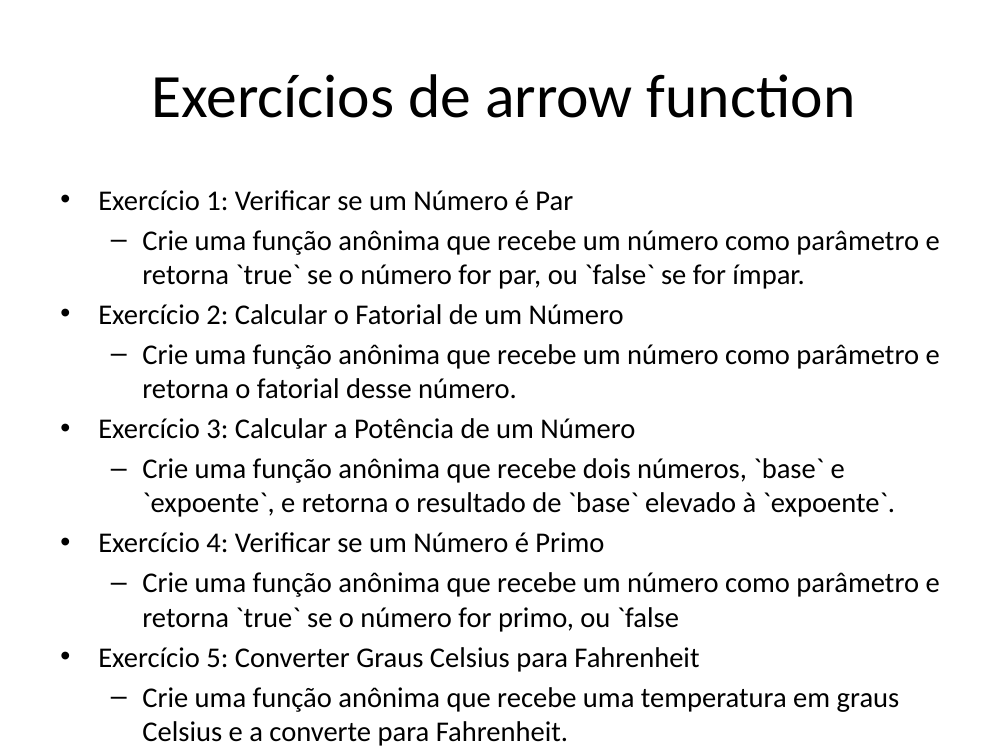
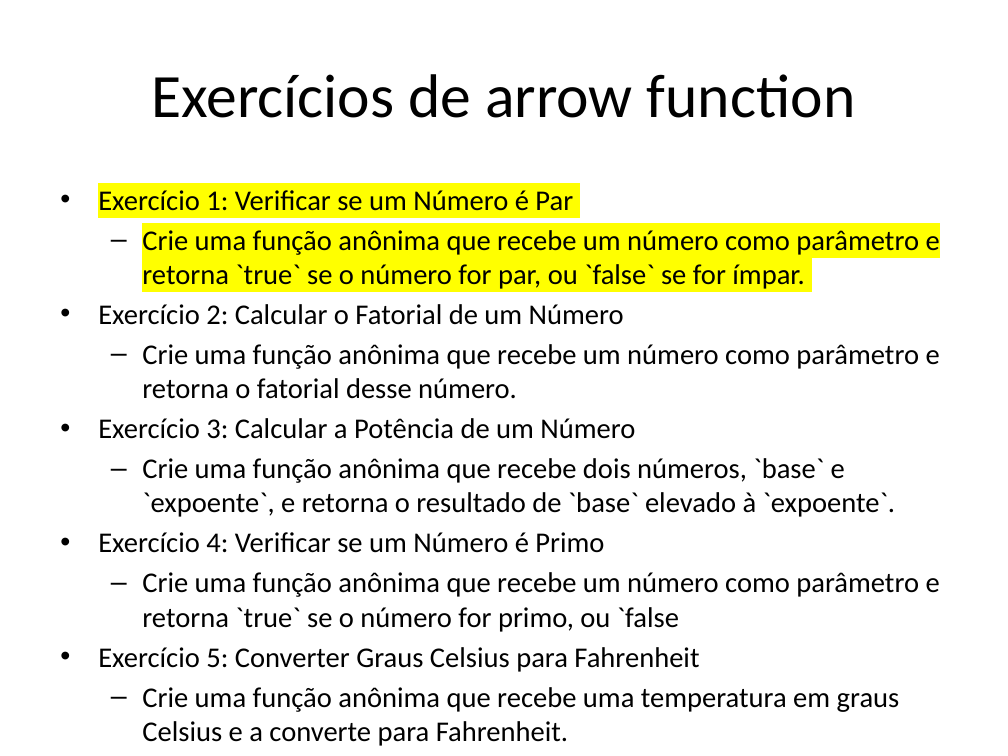
Before and after one commit to dfpires/progcomp2-2024a, a slide deck: slide 11 of ES5e6.pptx. Drawn at 1008x756 pixels with LibreOffice and Linux fonts; fonts in the diff are those of the drawing. Boxes give left, top, right and bottom in pixels: in the first picture for what was removed or moved away, otherwise in the second. Text is boxed around its words. In the diff, an @@ line names an element or a change of style, - is before the commit and + after.

```diff
--- a/ES5e6.pptx
+++ b/ES5e6.pptx
@@ text at (98, 190, 940, 289): highlight none to #FFFF00 in "Exercício 1: Verificar se um Número é ...", "Crie uma função anônima que recebe um ..." @@
```
Also in this commit, not shown: 2 other slides changed.
